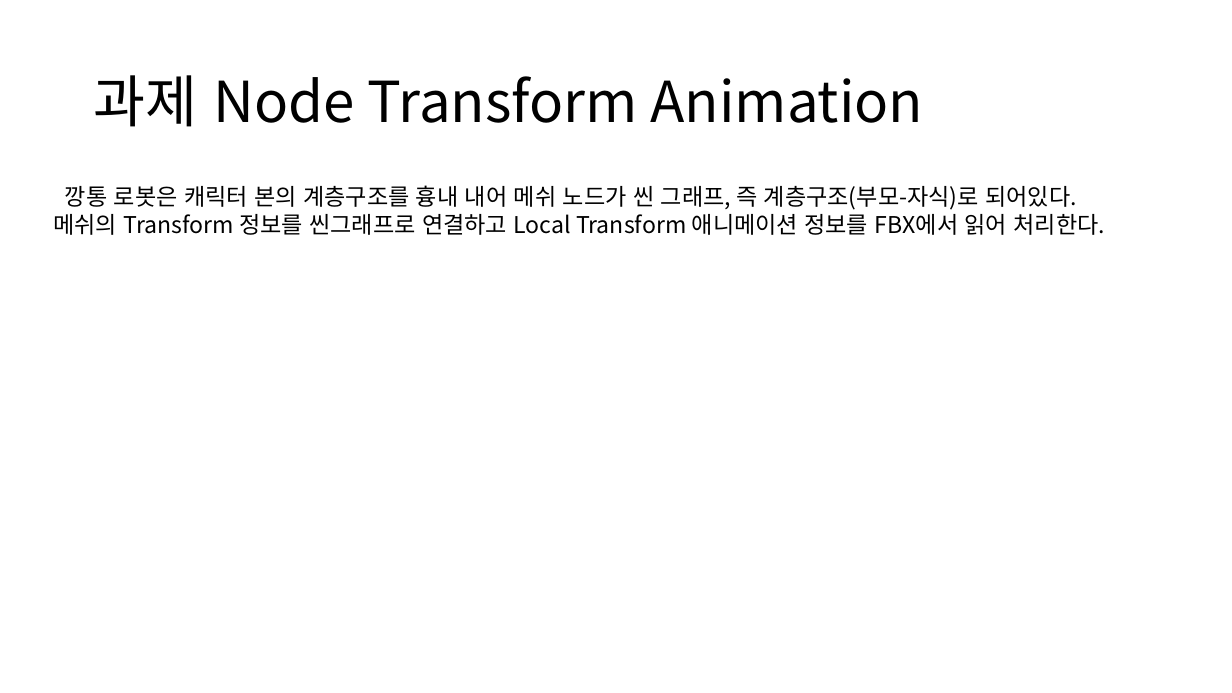
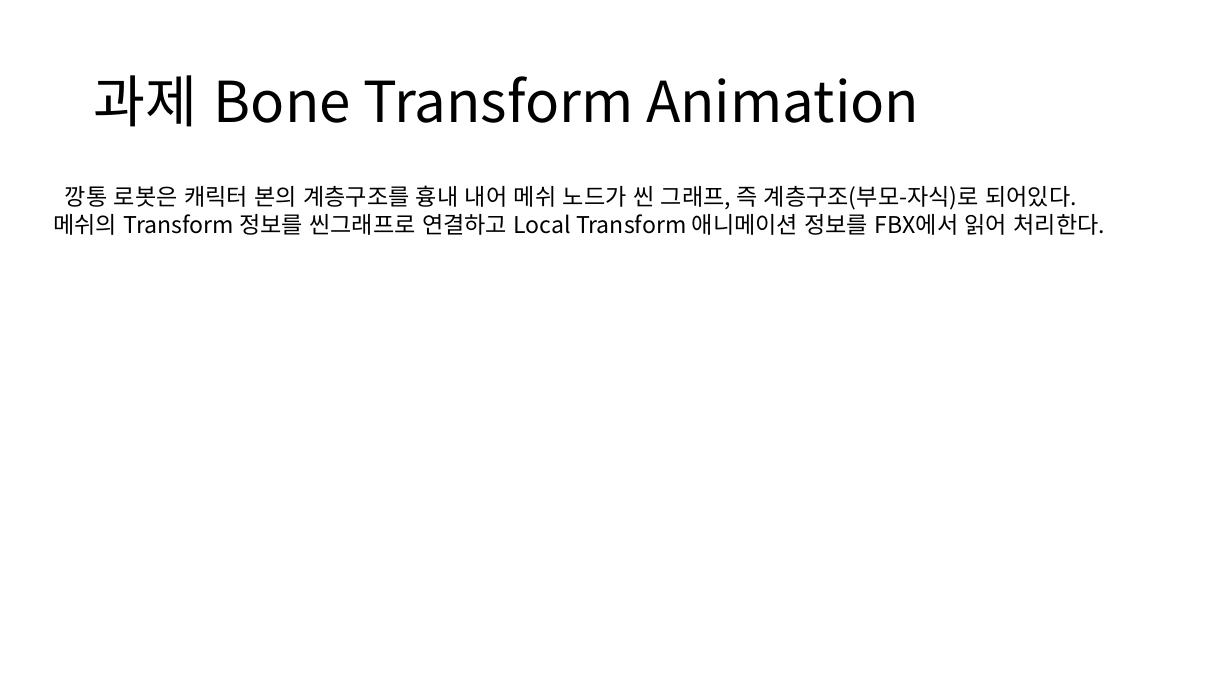
Before and after one commit to ldw9981/D3D11_Tutorial, a slide deck: slide 15 of Documents/10-TransformAnimation.pptx (slide 12 before the commit). Drawn at 1232x693 pixels with LibreOffice and Linux fonts; fonts in the diff are those of the drawing. Boxes give left, top, right and bottom in pixels: in the first picture for what was removed or moved away, otherwise in the second. Text is boxed around its words. In the diff, an @@ line names an element or a change of style, - is before the commit and + after.

```diff
--- a/Documents/10-TransformAnimation.pptx
+++ b/Documents/10-TransformAnimation.pptx
@@ title at <box>94,75,919,127</box>: text changed @@
-과제 Node Transform Animation
+과제 Bone Transform Animation
```
Also in this commit, not shown: 6 other slides changed, 5 slides added, 2 slides removed.
